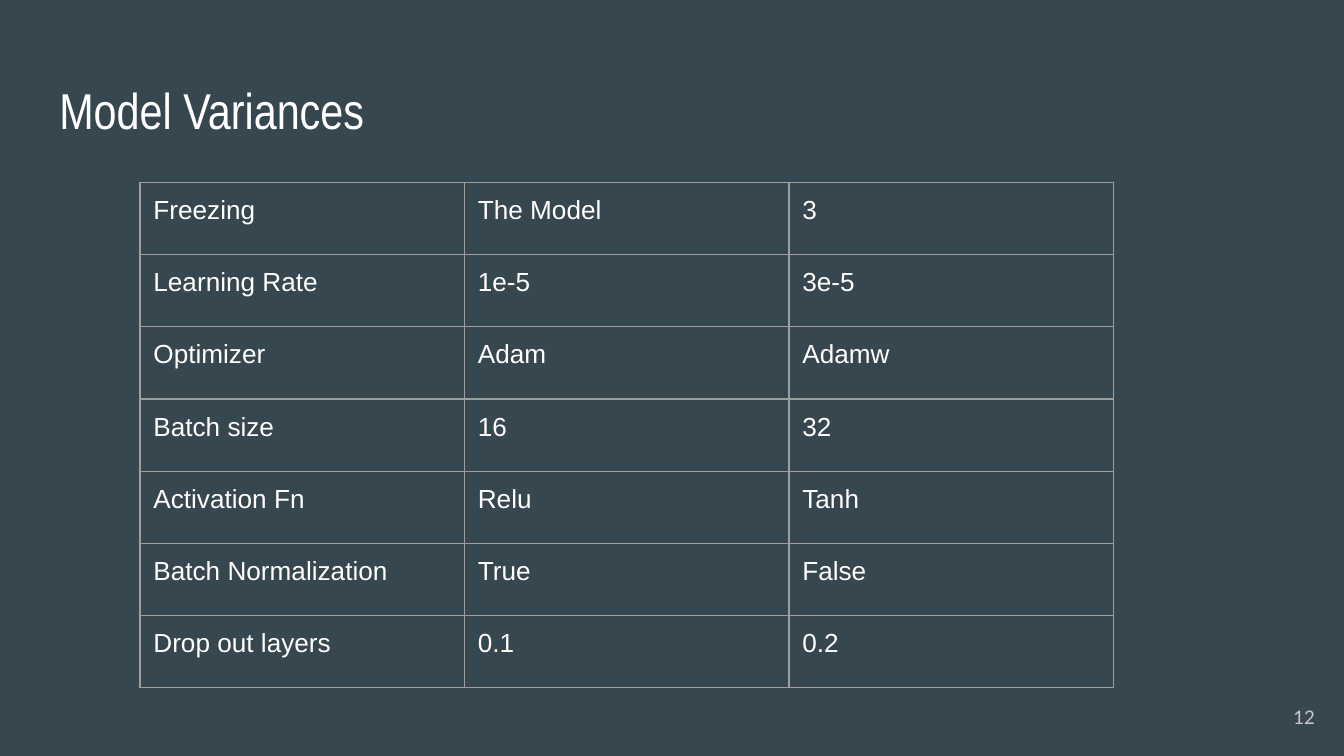
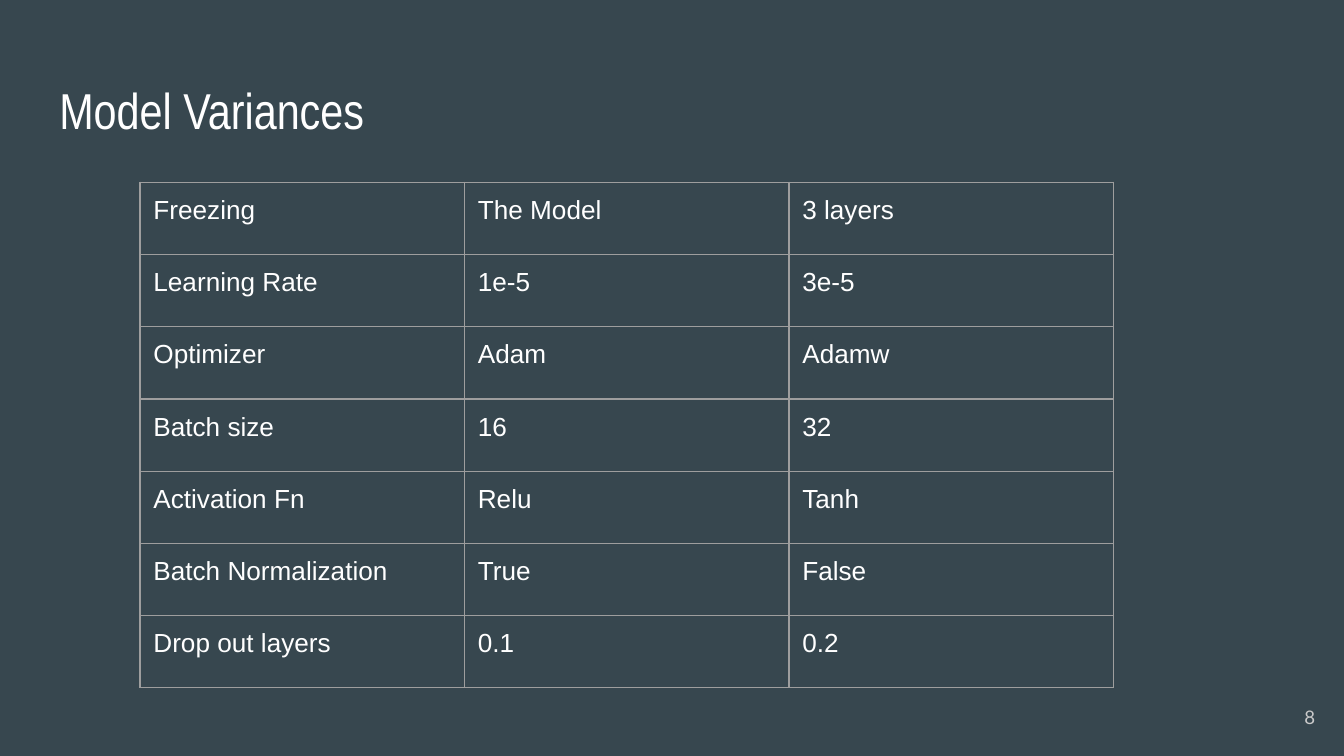
Before and after one commit to mqarmout/amazon_sentiment_analysis, a slide deck: slide 8 of Amazon Reviews Sentiment Analysis.pptx (slide 12 before the commit). Drawn at 1344x756 pixels with LibreOffice and Linux fonts; fonts in the diff are those of the drawing. Boxes give left, top, right and bottom in pixels: in the first picture for what was removed or moved away, otherwise in the second. Text is boxed around its words. In the diff, an @@ line names an element or a change of style, - is before the commit and + after.

```diff
--- a/Amazon Reviews Sentiment Analysis.pptx
+++ b/Amazon Reviews Sentiment Analysis.pptx
@@ table at <box>140,183,1111,662</box> @@
-row 1, column 3: 3
+row 1, column 3: 3 layers
@@ page number at <box>1304,710,1315,724</box>: text changed @@
-12
+8
```
Also in this commit, not shown: 3 other slides changed, 1 slide added, 1 slide removed.
